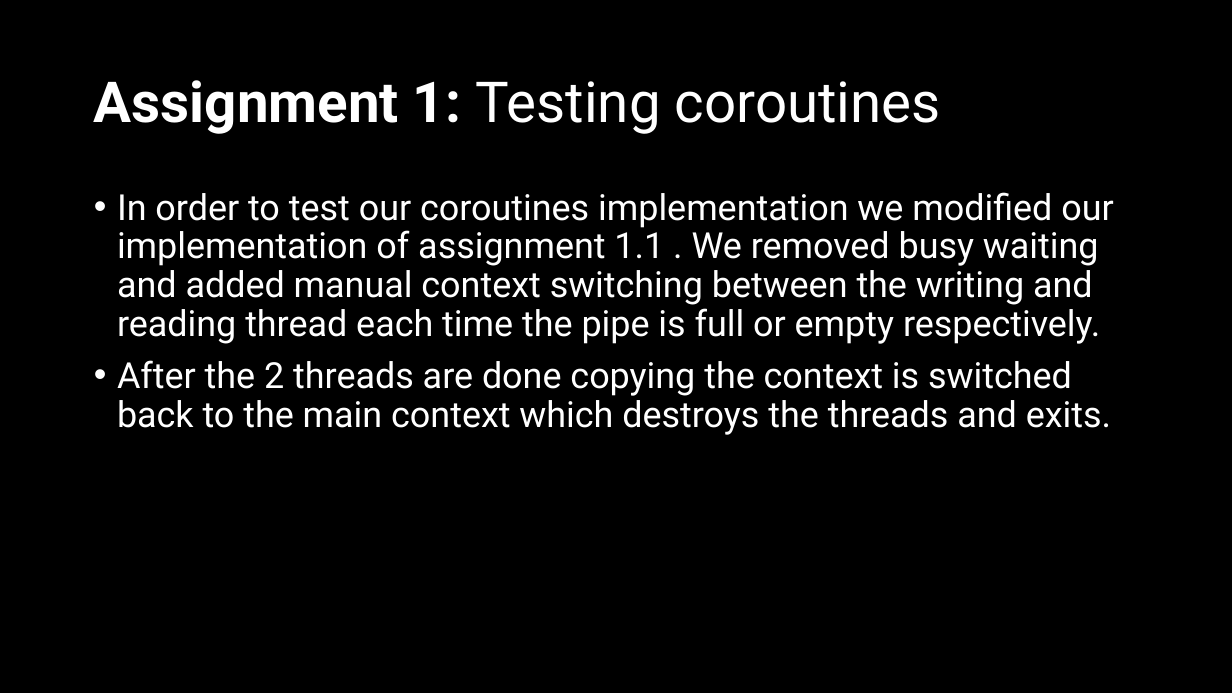
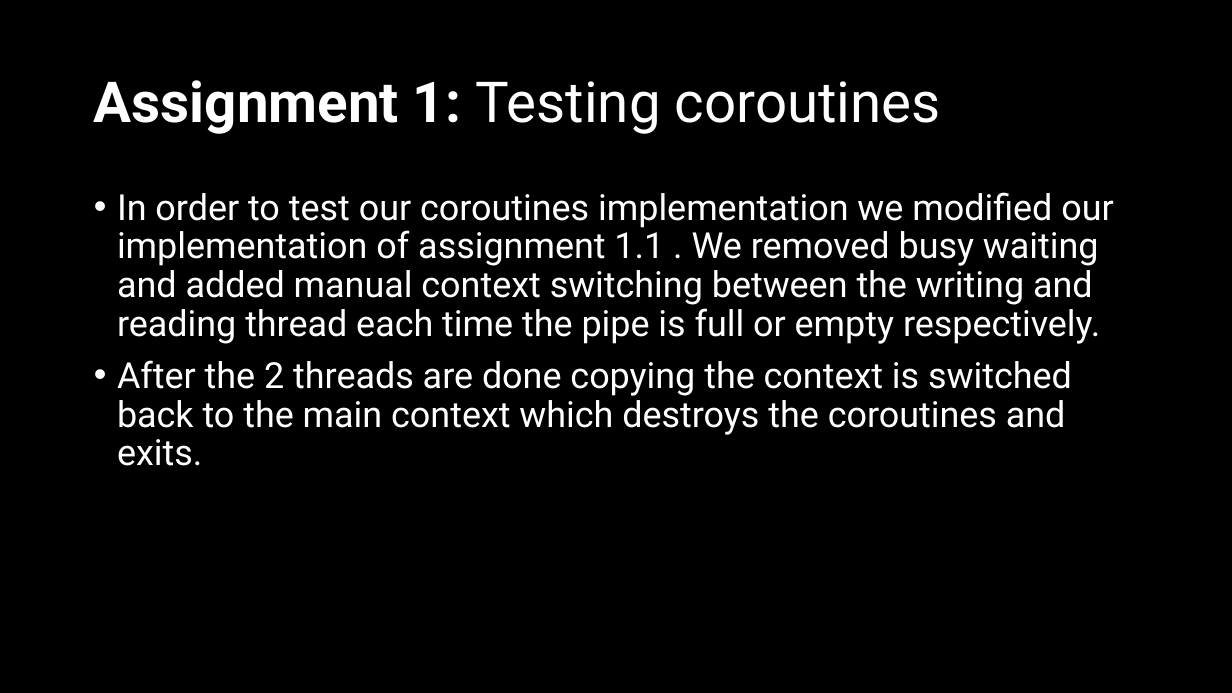
Before and after one commit to ACrispyCookie/ECE321-Concurrent-Programming, a slide deck: slide 7 of Project4/G9-4.pptx. Drawn at 1232x693 pixels with LibreOffice and Linux fonts; fonts in the diff are those of the drawing. Boxes give left, top, right and bottom in pixels: in the first picture for what was removed or moved away, otherwise in the second. Text is boxed around its words. In the diff, an @@ line names an element or a change of style, - is before the commit and + after.

```diff
--- a/Project4/G9-4.pptx
+++ b/Project4/G9-4.pptx
@@ text at [117, 360, 1072, 466]: text changed @@
-• After the 2 threads are done copying the context is switched back to the main context which destroys the threads and exits.
+• After the 2 threads are done copying the context is switched back to the main context which destroys the coroutines and exits.
```
Also in this commit, not shown: 25 other slides changed, 12 slides added, 2 slides removed, 32 other files.
